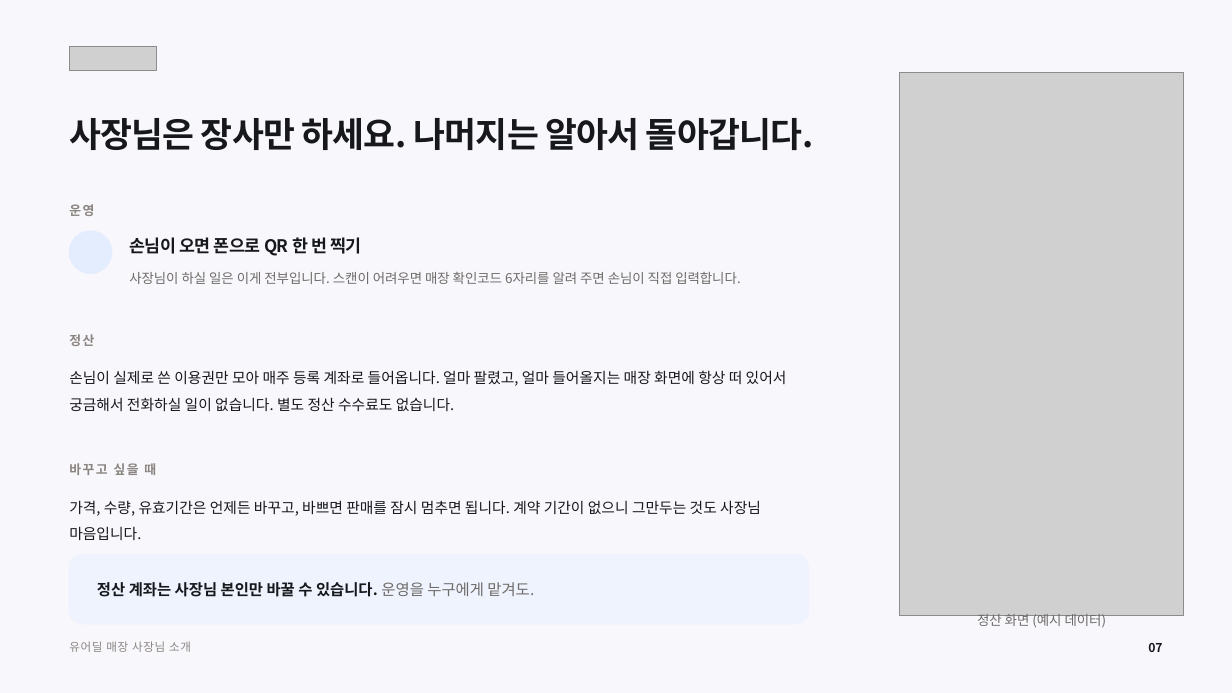
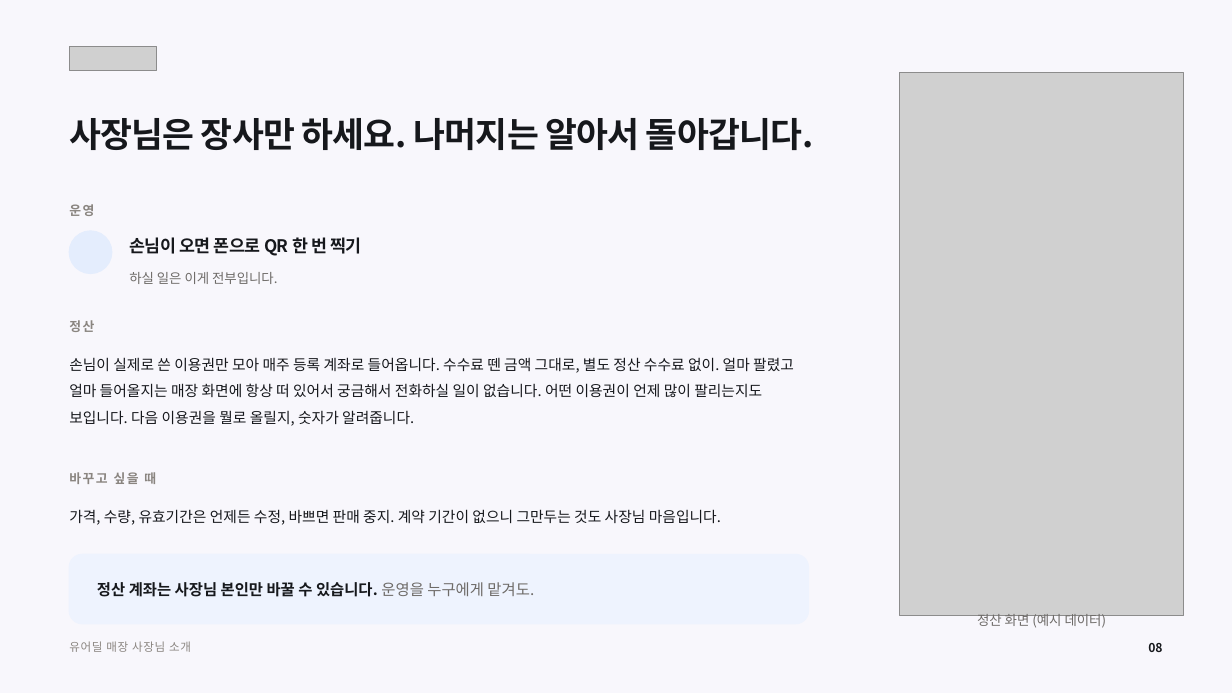
Before and after one commit to tobe2111/ur-live, a slide deck: slide 8 of docs/business/proposals/urdeal-store-owner-deck.pptx (slide 7 before the commit). Drawn at 1232x693 pixels with LibreOffice and Linux fonts; fonts in the diff are those of the drawing; grey boxes stand for pictures; background and template pictures are left out. Boxes give left, top, right and bottom in pixels: in the first picture for what was removed or moved away, otherwise in the second. Text is boxed around its words. In the diff, an @@ line names an element or a change of style, - is before the commit and + after.

```diff
--- a/docs/business/proposals/urdeal-store-owner-deck.pptx
+++ b/docs/business/proposals/urdeal-store-owner-deck.pptx
@@ text at (129, 272, 278, 284): text changed @@
-사장님이 하실 일은 이게 전부입니다. 스캔이 어려우면 매장 확인코드 6자리를 알려 주면 손님이 직접 입력합니다.
+하실 일은 이게 전부입니다.
@@ text "정산": place and size @@
-text "정산" at (69, 334, 94, 346)
+text "정산" at (69, 320, 94, 332)
@@ text at (69, 357, 794, 426): text changed @@
-손님이 실제로 쓴 이용권만 모아 매주 등록 계좌로 들어옵니다. 얼마 팔렸고, 얼마 들어올지는 매장 화면에 항상 떠 있어서 궁금해서 전화하실 일이 없습니다. 별도 정산 수수료도 없습니다.
+손님이 실제로 쓴 이용권만 모아 매주 등록 계좌로 들어옵니다. 수수료 뗀 금액 그대로, 별도 정산 수수료 없이. 얼마 팔렸고 얼마 들어올지는 매장 화면에 항상 떠 있어서 궁금해서 전화하실 일이 없습니다. 어떤 이용권이 언제 많이 팔리는지도 보입니다. 다음 이용권을 뭘로 올릴지, 숫자가 알려줍니다.
@@ text "바꾸고 싶을 때": place and size @@
-text "바꾸고 싶을 때" at (69, 463, 156, 475)
+text "바꾸고 싶을 때" at (69, 472, 156, 484)
@@ text at (69, 509, 721, 525): text changed @@
-가격, 수량, 유효기간은 언제든 바꾸고, 바쁘면 판매를 잠시 멈추면 됩니다. 계약 기간이 없으니 그만두는 것도 사장님 마음입니다.
+가격, 수량, 유효기간은 언제든 수정, 바쁘면 판매 중지. 계약 기간이 없으니 그만두는 것도 사장님 마음입니다.
@@ text at (1148, 643, 1162, 652): text changed @@
-07
+08
```
Also in this commit, not shown: 6 other slides changed, 1 slide added, 5 other files.
